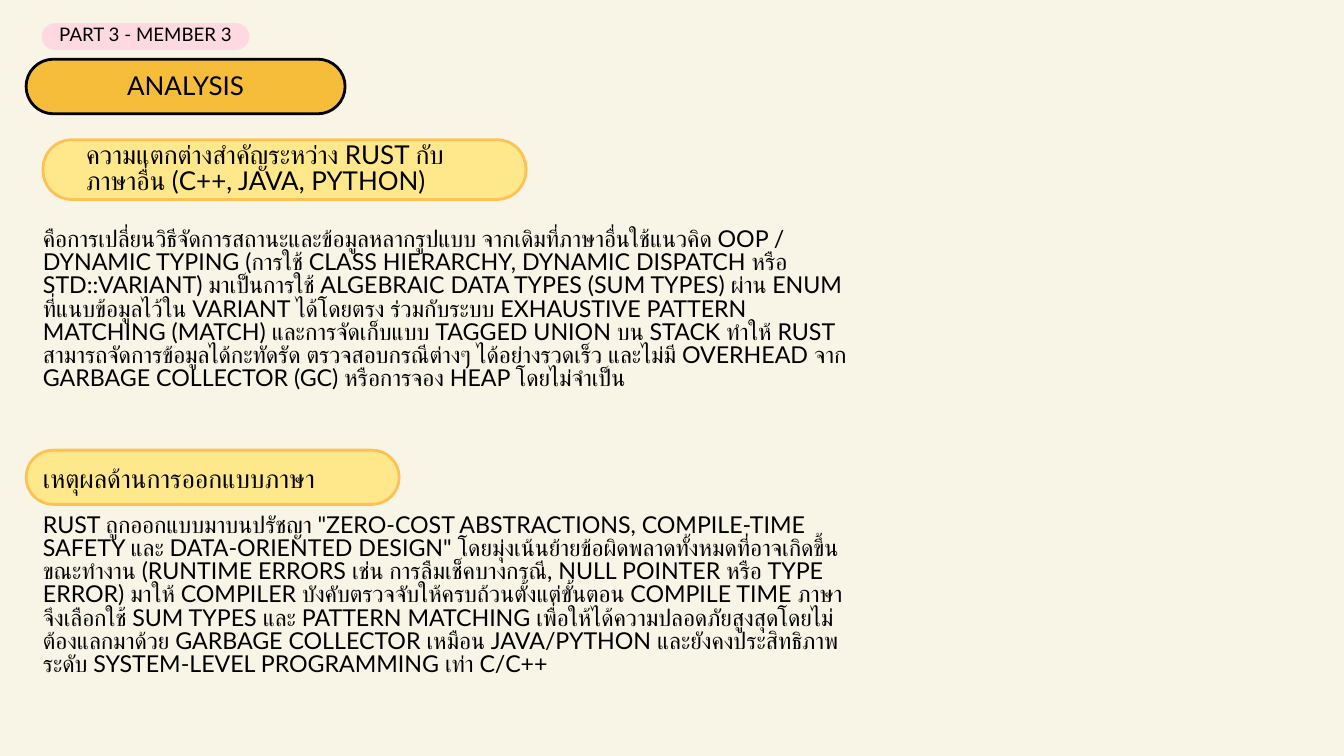
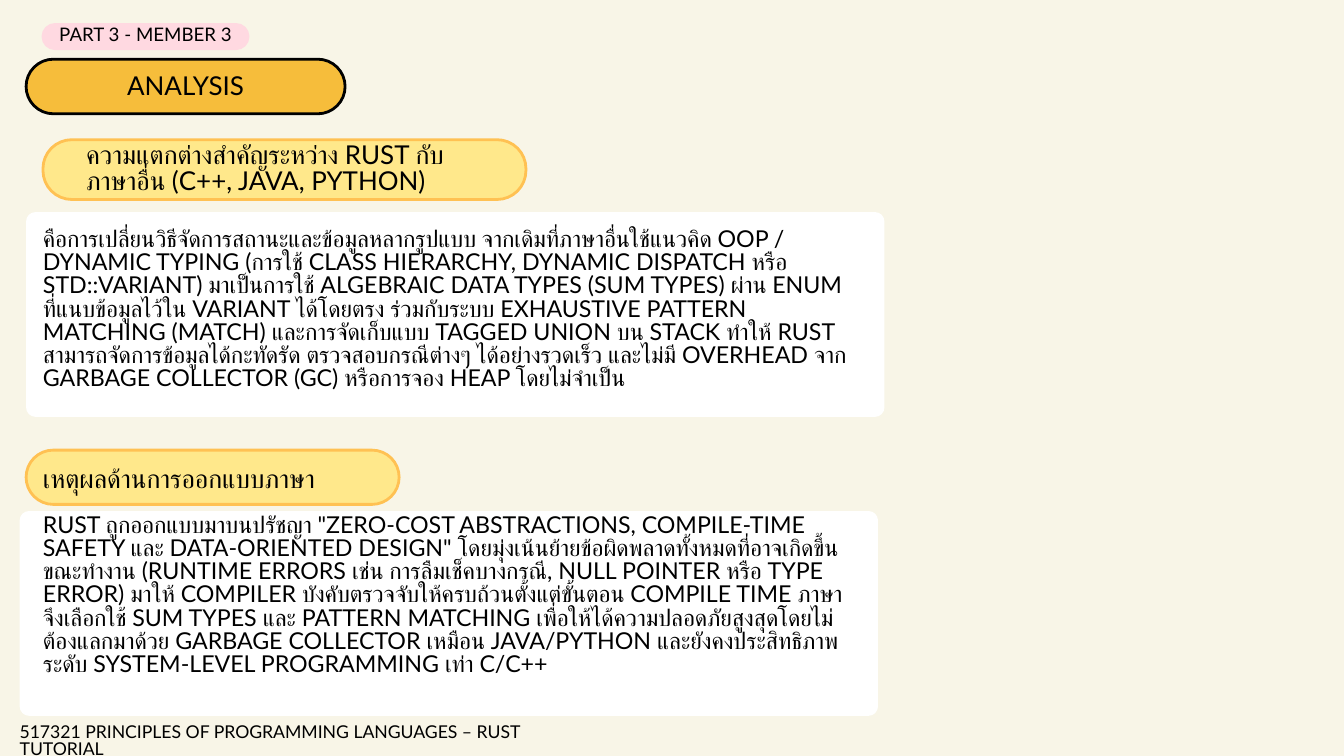
Before and after one commit to 670710143/rust-tutorial-2569, a slide deck: slide 42 of 09-enums-pattern-matching/Presentation/กลุ่มที่ 9 - Enums & Pattern Matching.pptx (slide 39 before the commit). Drawn at 1344x756 pixels with LibreOffice and Linux fonts; fonts in the diff are those of the drawing. Boxes give left, top, right and bottom in pixels: in the first picture for what was removed or moved away, otherwise in the second. Text is boxed around its words. In the diff, an @@ line names an element or a change of style, - is before the commit and + after.

```diff
--- a/09-enums-pattern-matching/Presentation/กลุ่มที่ 9 - Enums & Pattern Matching.pptx
+++ b/09-enums-pattern-matching/Presentation/กลุ่มที่ 9 - Enums & Pattern Matching.pptx
@@ freeform shape added at (26, 212, 884, 417), fill #FFFFFF @@
@@ freeform shape added at (19, 511, 878, 716), fill #FFFFFF @@
@@ text added at (20, 725, 521, 755), 18.9 pt, text #000000 @@
+517321 PRINCIPLES OF PROGRAMMING LANGUAGES – RUST TUTORIAL
```
Also in this commit, not shown: 18 other slides changed, 4 slides added, 5 slides removed.
